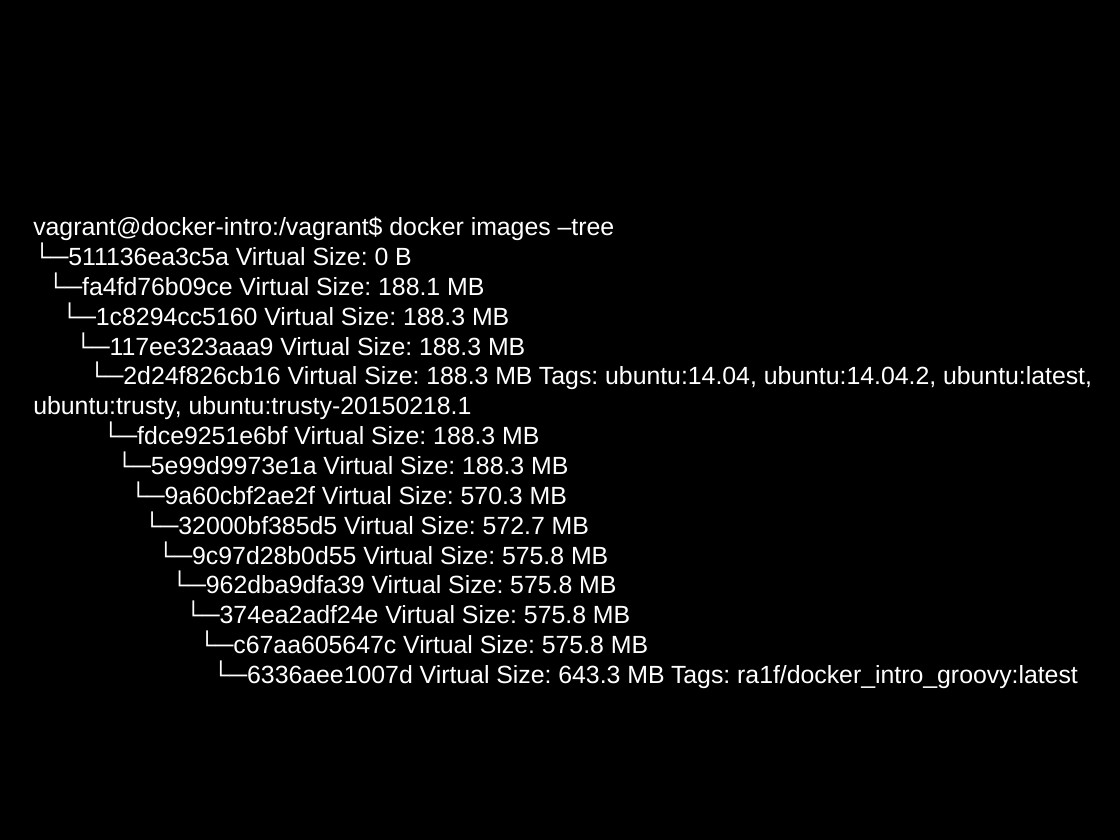
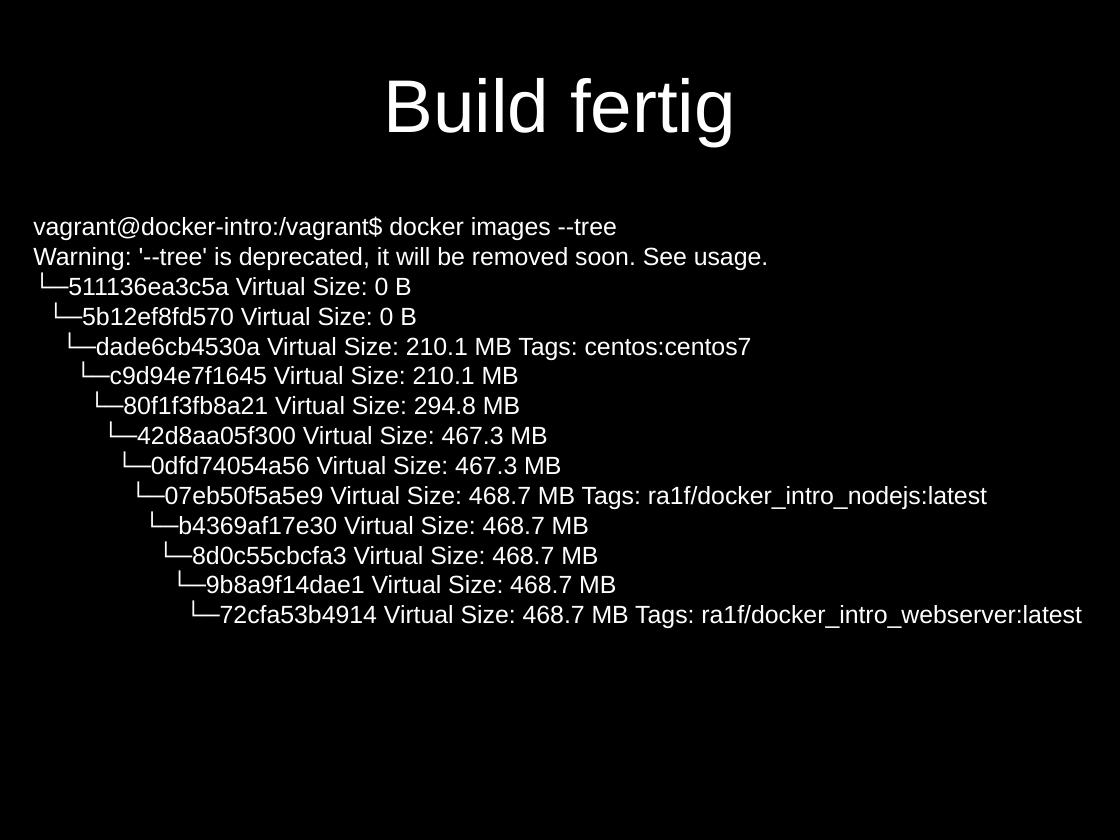
Before and after one commit to ra1f/docker-intro, a slide deck: slide 32 of DockerIntro.pptx (slide 9 before the commit). Drawn at 1120x840 pixels with LibreOffice and Linux fonts; fonts in the diff are those of the drawing; background and template pictures are left out. Boxes give left, top, right and bottom in pixels: in the first picture for what was removed or moved away, otherwise in the second. Text is boxed around its words. In the diff, an @@ line names an element or a change of style, - is before the commit and + after.

```diff
--- a/DockerIntro.pptx
+++ b/DockerIntro.pptx
@@ title added at [384,78,736,146], 48 pt, text #FFFFFF @@
+Build fertig
@@ text at [33,216,769,270]: text changed @@
-vagrant@docker-intro:/vagrant$ docker images –tree
+vagrant@docker-intro:/vagrant$ docker images --tree
+Warning: '--tree' is deprecated, it will be removed soon. See usage.
@@ text at [47,305,1082,628]: text changed @@
-└─fa4fd76b09ce Virtual Size: 188.1 MB
-└─1c8294cc5160 Virtual Size: 188.3 MB
-└─117ee323aaa9 Virtual Size: 188.3 MB
-└─2d24f826cb16 Virtual Size: 188.3 MB Tags: ubuntu:14.04, ubuntu:14.04.2, ubuntu:latest, ubuntu:trusty, ubuntu:trusty-20150218.1
-└─fdce9251e6bf Virtual Size: 188.3 MB
-└─5e99d9973e1a Virtual Size: 188.3 MB
-└─9a60cbf2ae2f Virtual Size: 570.3 MB
-└─32000bf385d5 Virtual Size: 572.7 MB
-└─9c97d28b0d55 Virtual Size: 575.8 MB
-└─962dba9dfa39 Virtual Size: 575.8 MB
-└─374ea2adf24e Virtual Size: 575.8 MB
-└─c67aa605647c Virtual Size: 575.8 MB
-└─6336aee1007d Virtual Size: 643.3 MB Tags: ra1f/docker_intro_groovy:latest
+└─5b12ef8fd570 Virtual Size: 0 B
+└─dade6cb4530a Virtual Size: 210.1 MB Tags: centos:centos7
+└─c9d94e7f1645 Virtual Size: 210.1 MB
+└─80f1f3fb8a21 Virtual Size: 294.8 MB
+└─42d8aa05f300 Virtual Size: 467.3 MB
+└─0dfd74054a56 Virtual Size: 467.3 MB
+└─07eb50f5a5e9 Virtual Size: 468.7 MB Tags: ra1f/docker_intro_nodejs:latest
+└─b4369af17e30 Virtual Size: 468.7 MB
+└─8d0c55cbcfa3 Virtual Size: 468.7 MB
+└─9b8a9f14dae1 Virtual Size: 468.7 MB
+└─72cfa53b4914 Virtual Size: 468.7 MB Tags: ra1f/docker_intro_webserver:latest
```
Also in this commit, not shown: 4 other slides changed, 36 slides added, 2 slides removed, 7 other files.
